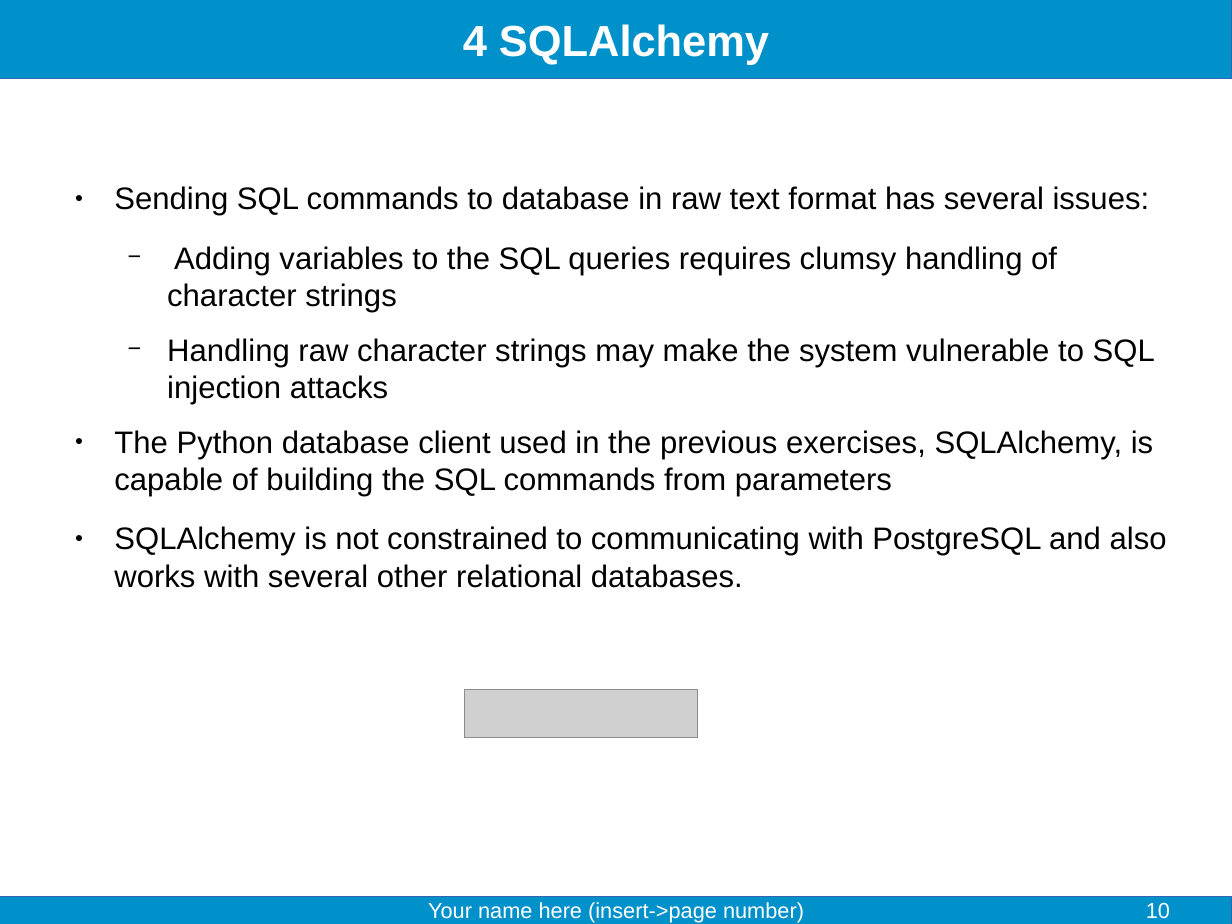
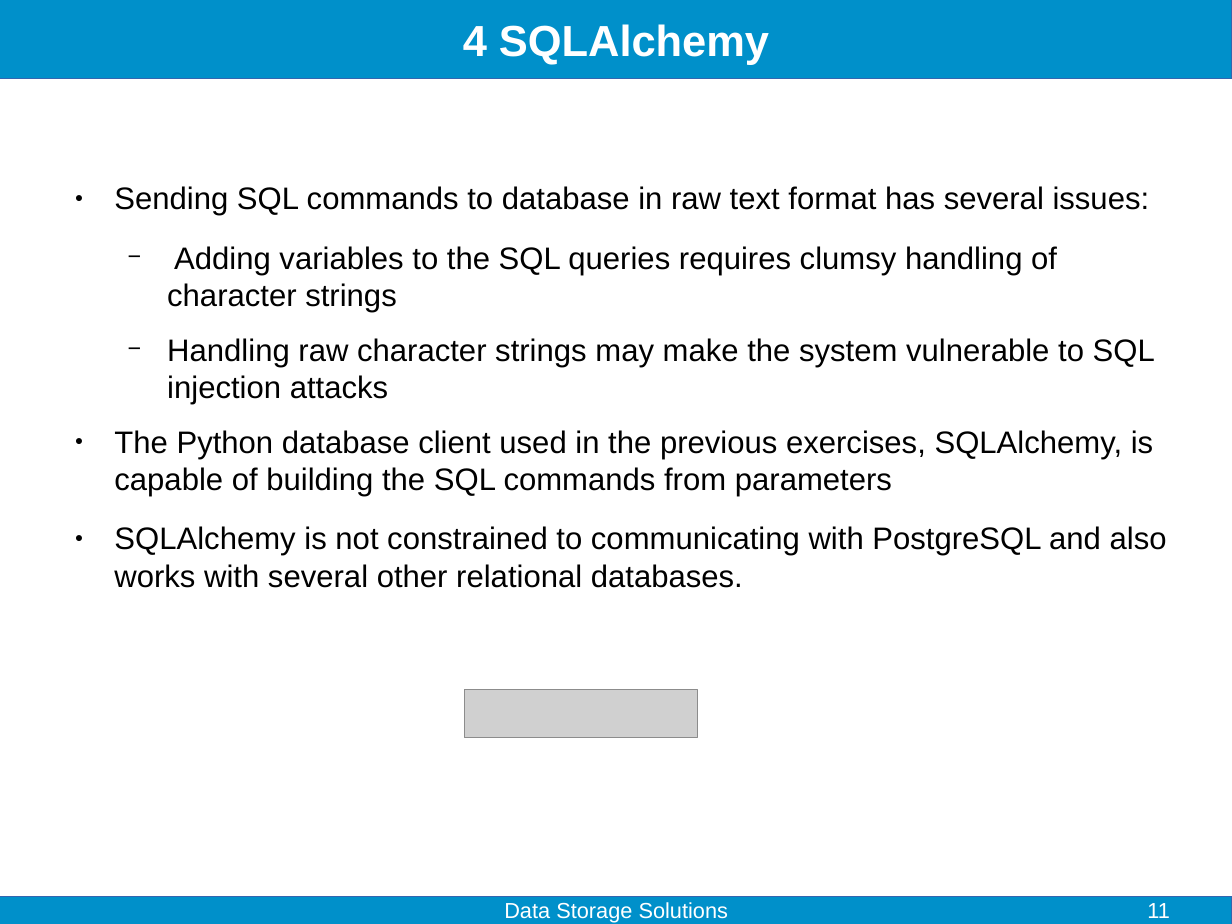
Before and after one commit to fjelltopp/training, a slide deck: slide 11 of data_storage_solutions/Data storage solutions.odp (slide 10 before the commit). Drawn at 1232x924 pixels with LibreOffice and Linux fonts; fonts in the diff are those of the drawing; grey boxes stand for pictures. Boxes give left, top, right and bottom in pixels: in the first picture for what was removed or moved away, otherwise in the second. Text is boxed around its words. In the diff, an @@ line names an element or a change of style, - is before the commit and + after.

Commit message:
Add slide numbers

```diff
--- a/data_storage_solutions/Data storage solutions.odp
+++ b/data_storage_solutions/Data storage solutions.odp
@@ text at bbox=[504, 902, 728, 922]: text changed @@
-Your name here (insert->page number)
+Data Storage Solutions
@@ page number at bbox=[1147, 903, 1170, 918]: text changed @@
-10
+11
```
Also in this commit, not shown: 9 other slides changed, 1 slide added.
